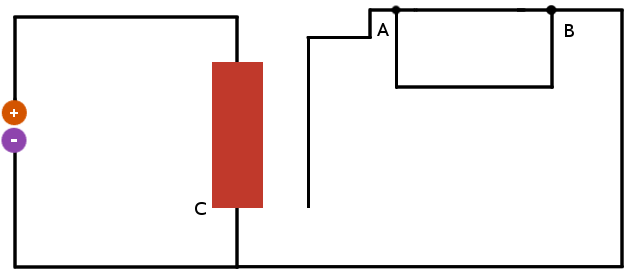
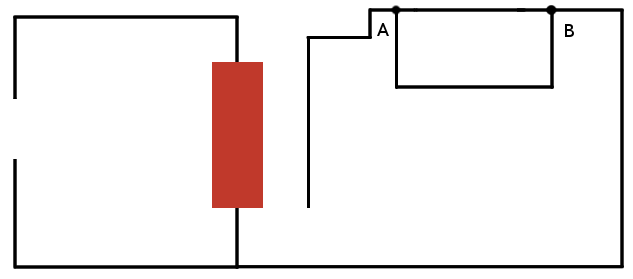
The second 633×279 image is a revision of the first. Changes to its layers:
hid "C" over [195, 202, 206, 215]
hid "+" over [10, 109, 18, 117]
painted on "Background copy" over [1, 99, 27, 159]
